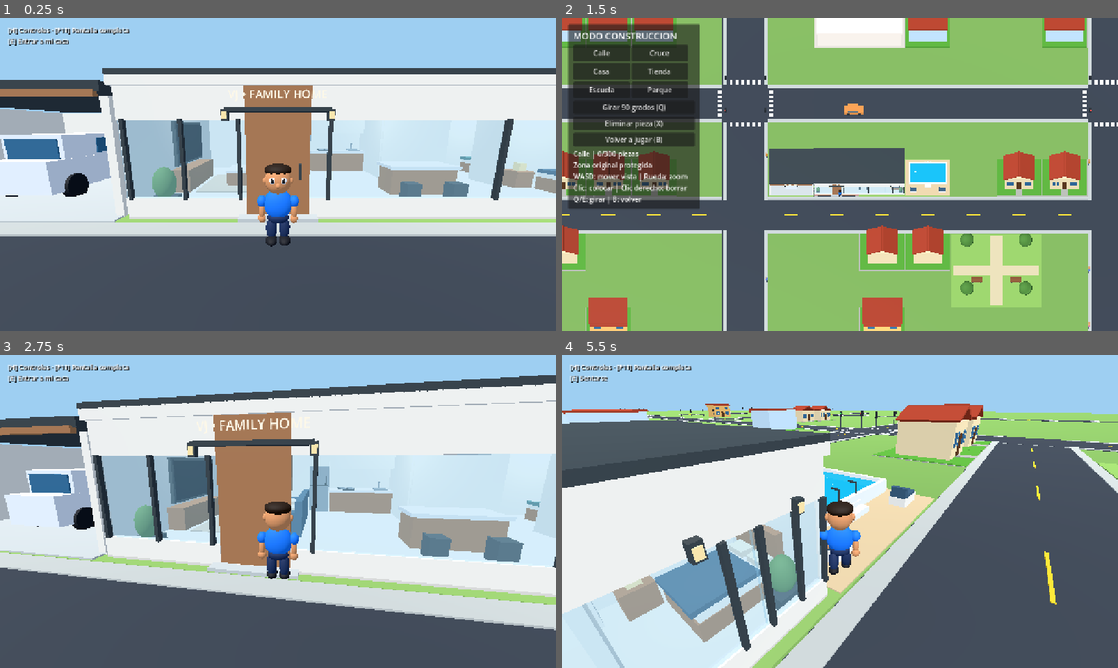
Above: before the commit, frames 1-4 (two rows, left to right).
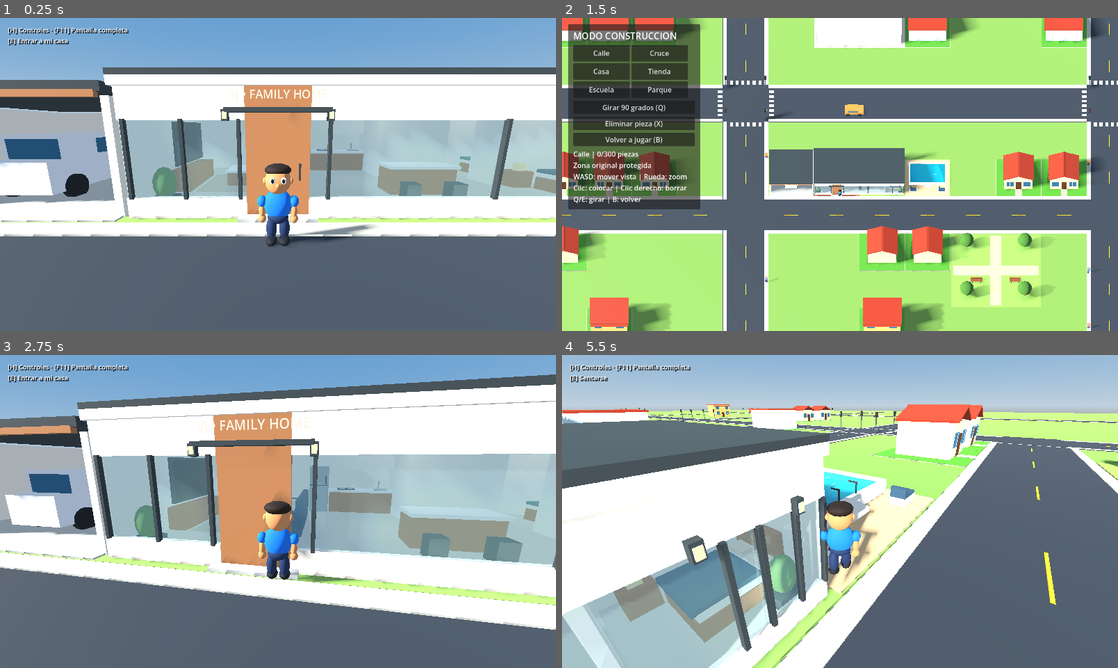
Above: after the commit, the same moments.

Repository: valdy247/mycity
Game: Godot game, scene res://main.tscn
The game is run twice, just before and just after one commit, with the same random seed, the same clock (stepped at 60 frames per second) and the same inputs.
Inputs (mouse positions are in pixels of both pictures, inside the frame that each line leads up to):
- Up to frame 1 (0.25 s): no input
- Up to frame 2 (1.5 s): tap Enter at 0.5 s; move the mouse to (867, 174) at 0.52 s; hold W from 0.53 s (still down); tap F at 0.6 s; click (867, 174) at 0.67 s; tap Space at 0.77 s; move the mouse to (812, 174) at 1.27 s; tap B at 1.35 s
- Up to frame 3 (2.75 s): tap Space at 1.52 s; tap F at 1.55 s; release W at 2 s; click "Volver a jugar (B)" at 2 s
- Up to frame 4 (5.5 s): tap Space at 2.75, 3.77, 4.52, 5.27 s; move the mouse to (851, 505) at 2.77 s; hold W from 2.78 s (still down); tap Q at 2.85 s; tap F every 0.75 s from 3.05 to 5.3 s; move the mouse to (834, 517) at 3.52 s; tap E at 3.6 s; click (834, 517) at 3.67 s; move the mouse to (878, 514) at 4.27 s; tap X at 4.35 s; move the mouse to (795, 508) at 5.02 s; tap 1 at 5.1 s

The runs differ from the first frame. In frame 1, 43% of the frame differs, in the area x 0-100%, y 0-74%; in frame 2, 57%, in the area x 0-100%, y 0-100%; in frame 3, 45%; in frame 4, 39%.

Commit message:
Phase 1: scalable Havana lighting, daylight cycle, shadows and procedural PBR surfaces

Diff:
--- a/game/cuba_world.gd
+++ b/game/cuba_world.gd
@@ -153,8 +153,6 @@
 	return body
 
 func _textured(base: StandardMaterial3D,at: Vector3) -> StandardMaterial3D:
-	if at.distance_squared_to(texture_anchor)>62500.0 and at.distance_squared_to(texture_market)>32400.0:
-		return base
 	var material_id := base.get_instance_id()
 	if texture_kinds.has(material_id):
 		var cached: String = texture_kinds[material_id]
@@ -225,6 +223,7 @@
 		instance.cast_shadow = GeometryInstance3D.SHADOW_CASTING_SETTING_OFF
 		add_child(instance)
 		instance.position = item.origin
+		if not bool(item.detail): instance.add_to_group("city_shadow_batches")
 		if bool(item.detail):
 			instance.add_to_group("city_detail_batches")
 			instance.visibility_range_end = 190.0
@@ -235,11 +234,17 @@
 	box_groups.clear()
 
 func set_detail_quality(low: bool) -> void:
-	# Change existing visual batch ranges only when graphics mode changes.
-	# Collision bodies and navigation remain available.
+	set_graphics_quality(0 if low else 1)
+
+func set_graphics_quality(quality: int) -> void:
+	# Rendering only: never hide physics or alter navigation.
+	havana_textures.set_quality(quality)
 	for item in get_tree().get_nodes_in_group("city_detail_batches"):
 		if item is MultiMeshInstance3D:
-			item.visibility_range_end = 105.0 if low else 190.0
+			item.visibility_range_end = 105.0 if quality==0 else (190.0 if quality==1 else 240.0)
+	for item in get_tree().get_nodes_in_group("city_shadow_batches"):
+		if item is GeometryInstance3D:
+			item.cast_shadow = GeometryInstance3D.SHADOW_CASTING_SETTING_OFF if quality==0 else GeometryInstance3D.SHADOW_CASTING_SETTING_ON
 
 func _line(a: Vector3,b: Vector3,width: float,height: float,y: float,mat: StandardMaterial3D) -> void:
 	var v := b-a
@@ -1675,6 +1680,9 @@
 		instance.mesh = surface.commit()
 		instance.cast_shadow = GeometryInstance3D.SHADOW_CASTING_SETTING_OFF
 		add_child(instance)
+		# Only vertical/structural mesh batches cast shadows; roads do not.
+		if instance.mesh!=null and instance.get_aabb().size.y>.40:
+			instance.add_to_group("city_shadow_batches")
 	for tile in map_collision:
 		var vertices: Array = map_collision[tile]
 		var body := _chunk_body(tile,1)
@@ -2936,6 +2944,7 @@
 		node.material_override = entry.material
 		node.cast_shadow = GeometryInstance3D.SHADOW_CASTING_SETTING_OFF
 		add_child(node)
+		node.add_to_group("city_shadow_batches")
 		node.position = entry.origin
 	monte_columns.clear()
 
--- a/game/havana_textures.gd
+++ b/game/havana_textures.gd
@@ -3,6 +3,69 @@
 var textures: Dictionary = {}
 var materials: Dictionary = {}
 var noise_images: Dictionary = {}
+var normal_textures: Dictionary = {}
+var roughness_textures: Dictionary = {}
+var material_kinds: Dictionary = {}
+var quality := 1
+
+func set_quality(value: int) -> void:
+	quality = clampi(value,0,2)
+	for key in materials:
+		_apply_surface_detail(materials[key],String(material_kinds[key]))
+
+func _map_texture(img: Image,normal: bool = false) -> ImageTexture:
+	img.generate_mipmaps(normal)
+	return ImageTexture.create_from_image(img)
+
+func _surface_maps(kind: String) -> void:
+	if normal_textures.has(kind): return
+	var height := Image.create(256,256,false,Image.FORMAT_RGB8)
+	var rough := Image.create(256,256,false,Image.FORMAT_RGB8)
+	var fine := _noise(71,.21)
+	var coarse := _noise(31,.035)
+	var stains := _noise(92,.075)
+	for y in range(256):
+		for x in range(256):
+			var f := fine.get_pixel(x,y).r
+			var c := coarse.get_pixel(x,y).r
+			var s := stains.get_pixel(x,y).r
+			var h := .40+.15*f+.08*c
+			var r := .81+.14*f
+			match kind:
+				"plaster":
+					h -= .16*smoothstep(.60,.72,c+s*.20)
+					r = .76+.20*s
+				"asphalt","stone":
+					var seam := 1.0-smoothstep(.008,.028,absf(c-.53))
+					h -= seam*smoothstep(.48,.68,s)*.13
+					r = .87+.10*f
+				"tile":
+					if posmod(x,64)<2 or posmod(y,64)<2: h -= .22
+					r = .54+.22*s
+				"wood":
+					h += .035*sin(float(x)*.73+s*4.0)
+					if posmod(x,64)<2: h -= .16
+					r = .70+.21*s
+			h = clampf(h,0.0,1.0)
+			r = clampf(r,0.0,1.0)
+			height.set_pixel(x,y,Color(h,h,h))
+			rough.set_pixel(x,y,Color(r,r,r))
+	height.bump_map_to_normal_map(1.0)
+	normal_textures[kind] = _map_texture(height,true)
+	roughness_textures[kind] = _map_texture(rough)
+
+func _apply_surface_detail(m: StandardMaterial3D,kind: String) -> void:
+	m.normal_enabled = quality>0
+	m.normal_scale = .58 if quality==2 else .34
+	if quality>0:
+		_surface_maps(kind)
+		m.normal_texture = normal_textures[kind] as Texture2D
+		m.roughness_texture = roughness_textures[kind] as Texture2D
+	else:
+		m.normal_texture = null
+		m.roughness_texture = null
+	m.roughness = 1.0 if quality>0 else (.70 if kind=="tile" else .91)
+	m.metallic = 0.0
 
 func _noise(seed_value: int,frequency: float) -> Image:
 	var key := str(seed_value)+":"+str(frequency)
@@ -82,6 +145,7 @@
 	var scale_value: float = .5 if kind=="tile" else (.35 if kind=="asphalt" else .65)
 	m.uv1_scale = Vector3.ONE*scale_value
 	m.texture_filter = BaseMaterial3D.TEXTURE_FILTER_LINEAR_WITH_MIPMAPS
-	m.roughness = .91
 	materials[key] = m
+	material_kinds[key] = kind
+	_apply_surface_detail(m,kind)
 	return m
--- a/game/home_garage.gd
+++ b/game/home_garage.gd
@@ -304,7 +304,13 @@
 	body.collision_mask = 0
 	root.add_child(body)
 	body.position = p
-	business._box(body,Vector3.ZERO,size,color)
+	var visual: MeshInstance3D = business._box(body,Vector3.ZERO,size,color)
+	# Give the existing home and client's room real tiled floors without
+	# introducing any new meshes, collision shapes or paintable cells.
+	if layer==2 and size.x>=5.0 and size.z>=5.0 and game.cuba_world!=null:
+		var base := visual.material_override as StandardMaterial3D
+		if base!=null:
+			visual.material_override = game.cuba_world.havana_textures.material(base,"tile")
 	var col := CollisionShape3D.new()
 	var shape := BoxShape3D.new()
 	shape.size = size
@@ -337,6 +343,8 @@
 		light.position = Vector3(float(x),2.7,0)
 		light.omni_range = 10.0
 		light.light_energy = 1.6
+		light.light_color = Color("#fff0db")
+		light.omni_attenuation = 1.1
 	marker = Node3D.new()
 	interior.add_child(marker)
 	marker.position = BENCH+Vector3.UP*2.35
--- a/game/main.gd
+++ b/game/main.gd
@@ -48,7 +48,15 @@
 var diagnostics_panel: PanelContainer
 var diagnostics_text: Label
 var gps_label: Label
-var low_graphics := true
+# 0: rendimiento, 1: equilibrado, 2: alto. Rendering remains GL Compatibility.
+const GRAPHICS_NAMES := ["Bajo","Medio","Alto"]
+var graphics_quality := 1
+var low_graphics := false
+var visual_environment: Environment
+var visual_sun: DirectionalLight3D
+var visual_sky: ProceduralSkyMaterial
+var sky_minute := -100
+var sky_indoor := false
 var hud_time := 0.0
 var fps_time := 0.0
 var city_world: CityWorld
@@ -88,21 +96,11 @@
 var message_time := 0.0
 
 func _ready() -> void:
-	var env := Environment.new()
-	env.background_mode = Environment.BG_COLOR
-	env.background_color = Color(0.62, 0.81, 0.95)
-	env.ambient_light_source = Environment.AMBIENT_SOURCE_COLOR
-	env.ambient_light_color = Color(0.78, 0.85, 0.95)
-	env.ambient_light_energy = 0.70
-	var world := WorldEnvironment.new()
-	world.environment = env
-	add_child(world)
-	var sun := DirectionalLight3D.new()
-	sun.rotation_degrees = Vector3(-55, -35, 0)
-	sun.light_energy = 1.1
-	sun.shadow_enabled = false
-	add_child(sun)
 	var args := OS.get_cmdline_user_args()
+	if args.has("--low-graphics"): graphics_quality = 0
+	elif args.has("--high-graphics"): graphics_quality = 2
+	low_graphics = graphics_quality==0
+	_setup_visual_environment()
 	native_city = not args.has("--legacy-city")
 	if native_city and not args.has("--classic-city") and (FileAccess.file_exists("res://pilar_atares_v2.osm") or FileAccess.file_exists("res://pilar_atares.osm")):
 		var candidate := CubaWorld.new()
@@ -121,6 +119,7 @@
 	if native_city:
 		city_world = cuba_world if cuba_world != null else CityWorld.new()
 		add_child(city_world)
+		if cuba_world!=null: cuba_world.havana_textures.set_quality(graphics_quality)
 		city_world.setup(builder)
 		spawn_position = cuba_world.home_spawn if cuba_world != null else CityWorld.HOME_OUT
 		_restore_original_vehicles()
@@ -215,7 +214,7 @@
 		first_person = true
 		_face_cuba_home()
 		_apply_camera_mode()
-		_apply_performance_mode()
+	_apply_performance_mode()
 	Input.mouse_mode = Input.MOUSE_MODE_CAPTURED
 
 # Recognize terrain even when GLB import renames its mesh node or wraps it
@@ -452,17 +451,82 @@
 	gps_label.offset_bottom = -27
 	_update_hud()
 
+func _setup_visual_environment() -> void:
+	visual_environment = Environment.new()
+	visual_environment.background_mode = Environment.BG_COLOR
+	visual_environment.ambient_light_source = Environment.AMBIENT_SOURCE_COLOR
+	visual_environment.ambient_light_sky_contribution = 0.0
+	visual_sky = ProceduralSkyMaterial.new()
+	visual_sky.sun_angle_max = 16.0
+	var sky := Sky.new()
+	sky.sky_material = visual_sky
+	sky.radiance_size = Sky.RADIANCE_SIZE_32
+	visual_environment.sky = sky
+	var world := WorldEnvironment.new()
+	world.environment = visual_environment
+	add_child(world)
+	visual_sun = DirectionalLight3D.new()
+	visual_sun.directional_shadow_blend_splits = true
+	visual_sun.shadow_enabled = false
+	add_child(visual_sun)
+	_update_visual_lighting(true)
+
+# Match the existing simulation clock; lighting never changes its speed.
+# Rooms at y=110 have their own lights and must not inherit the outdoor night.
+func _update_visual_lighting(force: bool = false) -> void:
+	if visual_environment==null or visual_sun==null: return
+	var minute := 480.0
+	if business!=null and business.life!=null:
+		minute = fposmod(float(business.life.state.get("minutes",480.0)),1440.0)
+	var indoors := is_instance_valid(player) and player.global_position.y>70.0
+	if garage!=null and garage.inside: indoors = true
+	if carlos_mission!=null and carlos_mission.inside: indoors = true
+	# Update the sky in small time buckets instead of rebuilding its radiance every frame.
+	var bucket := floori(minute/5.0)
+	if not force and bucket==sky_minute and indoors==sky_indoor: return
+	sky_minute = bucket
+	sky_indoor = indoors
+	var day := smoothstep(360.0,480.0,minute)*(1.0-smoothstep(1020.0,1140.0,minute))
+	var dusk := smoothstep(330.0,390.0,minute)*(1.0-smoothstep(410.0,510.0,minute))
+	dusk = maxf(dusk,smoothstep(990.0,1080.0,minute)*(1.0-smoothstep(1110.0,1170.0,minute)))
+	var horizon := Color("#252d48").lerp(Color("#b9d9ef"),day).lerp(Color("#e5a273"),dusk*.66)
+	var zenith := Color("#10182e").lerp(Color("#579bd5"),day).lerp(Color("#756c96"),dusk*.32)
+	visual_environment.background_mode = Environment.BG_COLOR if low_graphics or indoors else Environment.BG_SKY
+	visual_environment.background_color = horizon
+	if not low_graphics and not indoors:
+		visual_sky.sky_top_color = zenith
+		visual_sky.sky_horizon_color = horizon
+		visual_sky.ground_horizon_color = horizon
+		visual_sky.ground_bottom_color = Color("#353a43").lerp(Color("#96968d"),day)
+	visual_environment.ambient_light_color = Color("#93a6d0").lerp(Color("#d5e5fa"),day)
+	visual_environment.ambient_light_energy = lerpf(.37,.63,day)
+	visual_sun.light_color = Color("#fff1d9").lerp(Color("#ffc091"),dusk*.8)
+	var arc := clampf((minute-360.0)/780.0,0.0,1.0)
+	visual_sun.rotation_degrees = Vector3(-maxf(9.0,sin(arc*PI)*67.0),lerpf(-105.0,105.0,arc),0.0)
+	visual_sun.light_energy = day*1.15+dusk*.16
+	visual_sun.visible = not indoors and visual_sun.light_energy>.025
+	visual_sun.shadow_enabled = not low_graphics and not indoors and day>.22
+	if indoors:
+		visual_environment.ambient_light_color = Color("#e8e2d5")
+		visual_environment.ambient_light_energy = .70
+	visual_environment.fog_enabled = graphics_quality==2 and not indoors
+	visual_environment.fog_light_color = horizon
+	visual_environment.fog_density = lerpf(.0017,.0011,day)
+
 func _apply_performance_mode() -> void:
-	# Compatibility renderer: render the actual viewport at a smaller size,
-	# not Forward+ only FSR. The world keeps its geographic dimensions.
+	graphics_quality = clampi(graphics_quality,0,2)
+	low_graphics = graphics_quality==0
 	var window := get_window()
 	window.content_scale_mode = Window.CONTENT_SCALE_MODE_VIEWPORT
 	window.content_scale_aspect = Window.CONTENT_SCALE_ASPECT_KEEP
 	window.content_scale_size = Vector2i(960,540) if low_graphics else Vector2i(1280,720)
-	play_camera.far = 320.0 if low_graphics else 550.0
-	if cuba_world!=null: cuba_world.set_detail_quality(low_graphics)
+	play_camera.far = 320.0 if low_graphics else (550.0 if graphics_quality==1 else 720.0)
+	visual_sun.directional_shadow_mode = DirectionalLight3D.SHADOW_PARALLEL_4_SPLITS if graphics_quality==2 else DirectionalLight3D.SHADOW_PARALLEL_2_SPLITS
+	visual_sun.directional_shadow_max_distance = 105.0 if graphics_quality==2 else 55.0
+	if cuba_world!=null: cuba_world.set_graphics_quality(graphics_quality)
 	if pilar_editor != null:
 		pilar_editor.camera.far = 1000.0 if low_graphics else 1800.0
+	_update_visual_lighting(true)
 
 func _refresh_diagnostics() -> void:
 	if diagnostics_text==null or cuba_world==null: return
@@ -506,9 +570,10 @@
 	fps_time += delta
 	if fps_time>=.5:
 		fps_time = 0.0
+		_update_visual_lighting()
 		if diagnostics_panel!=null and diagnostics_panel.visible: _refresh_diagnostics()
 		if performance_label != null and cuba_world != null and performance_label.visible:
-			performance_label.text = "%d FPS | %s | F6" % [Engine.get_frames_per_second(),"Rendimiento" if low_graphics else "Normal"]
+			performance_label.text = "%d FPS | %s | F6" % [Engine.get_frames_per_second(),GRAPHICS_NAMES[graphics_quality]]
 			if gps_label!=null and player!=null:
 				var at := van.global_position if driving and van!=null else player.global_position
 				var title := "Vehículo" if driving or taxi_riding else "Jugador"
@@ -629,7 +694,7 @@
 			pivot.rotation = Vector3(pitch,yaw,0)
 		return
 	if cuba_world != null and event is InputEventKey and event.pressed and not event.echo and event.keycode==KEY_F6:
-		low_graphics = not low_graphics
+		graphics_quality = (graphics_quality+1)%GRAPHICS_NAMES.size()
 		_apply_performance_mode()
 		return
 	if pilar_editor != null and pilar_editor.active:
